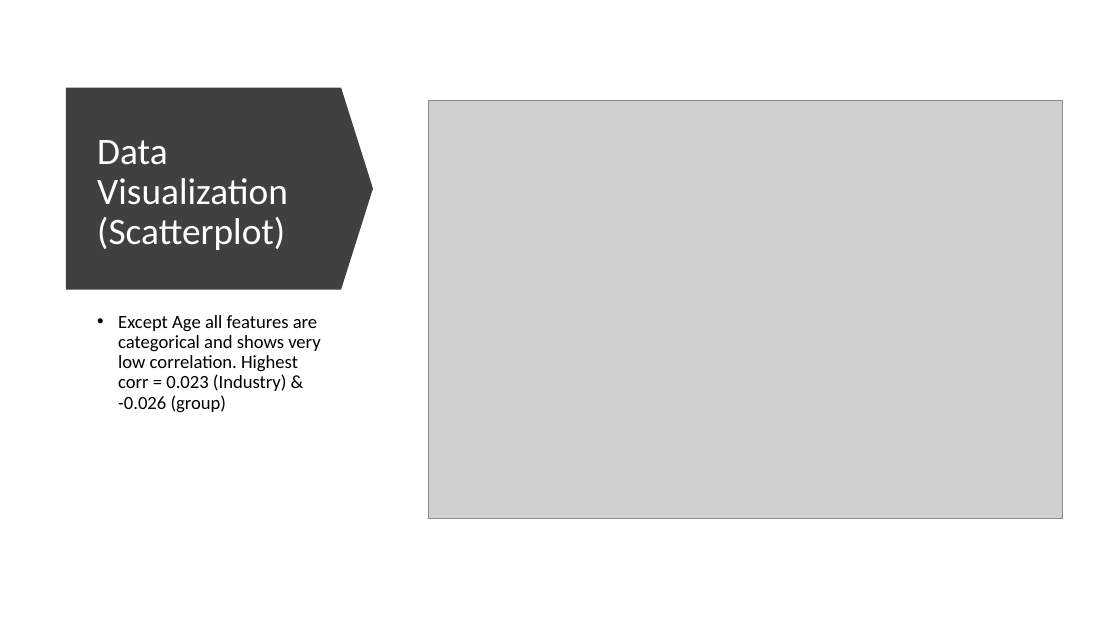
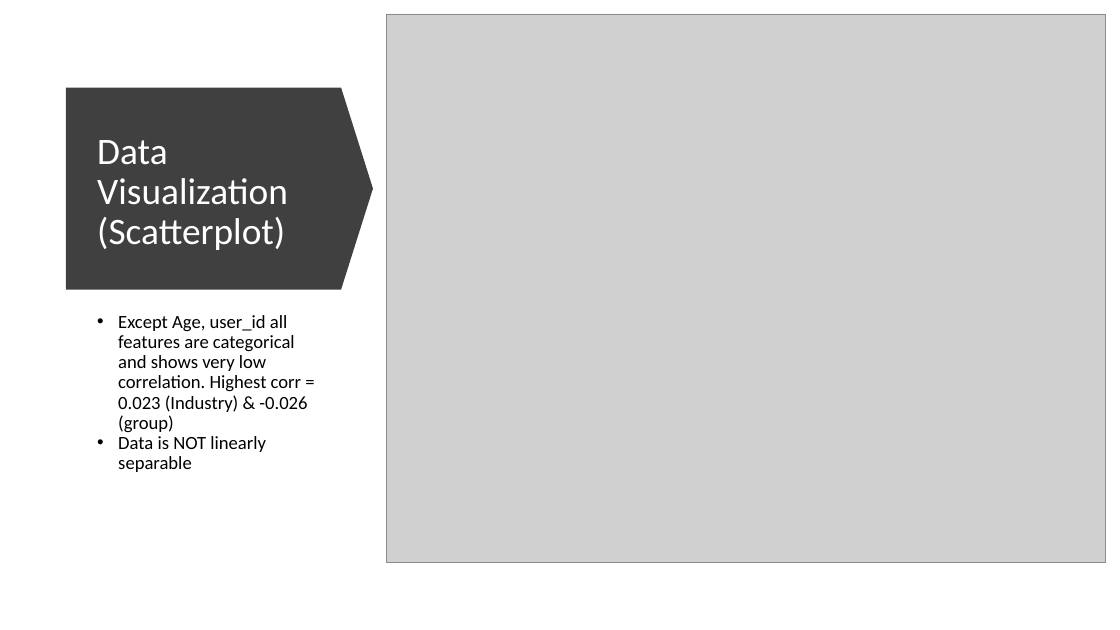
Before and after one commit to SyedNadir/freemium-ab-testing, a slide deck: slide 17 of documents/presentation/Final Presentation.pptx. Drawn at 1120x630 pixels with LibreOffice and Linux fonts; fonts in the diff are those of the drawing; grey boxes stand for pictures. Boxes give left, top, right and bottom in pixels: in the first picture for what was removed or moved away, otherwise in the second. Text is boxed around its words. In the diff, an @@ line names an element or a change of style, - is before the commit and + after.

```diff
--- a/documents/presentation/Final Presentation.pptx
+++ b/documents/presentation/Final Presentation.pptx
@@ picture: place and size @@
-picture at <box>429,100,1063,518</box>
+picture at <box>387,14,1107,563</box>
@@ text at <box>118,315,307,472</box>: text changed @@
-• Except Age all features are categorical and shows very low correlation. Highest corr = 0.023 (Industry) & -0.026 (group)
+• Except Age, user_id all features are categorical and shows very low correlation. Highest corr = 0.023 (Industry) & -0.026 (group)
+• Data is NOT linearly separable
```
Also in this commit, not shown: 4 other slides changed, 3 slides added, 13 other files.
